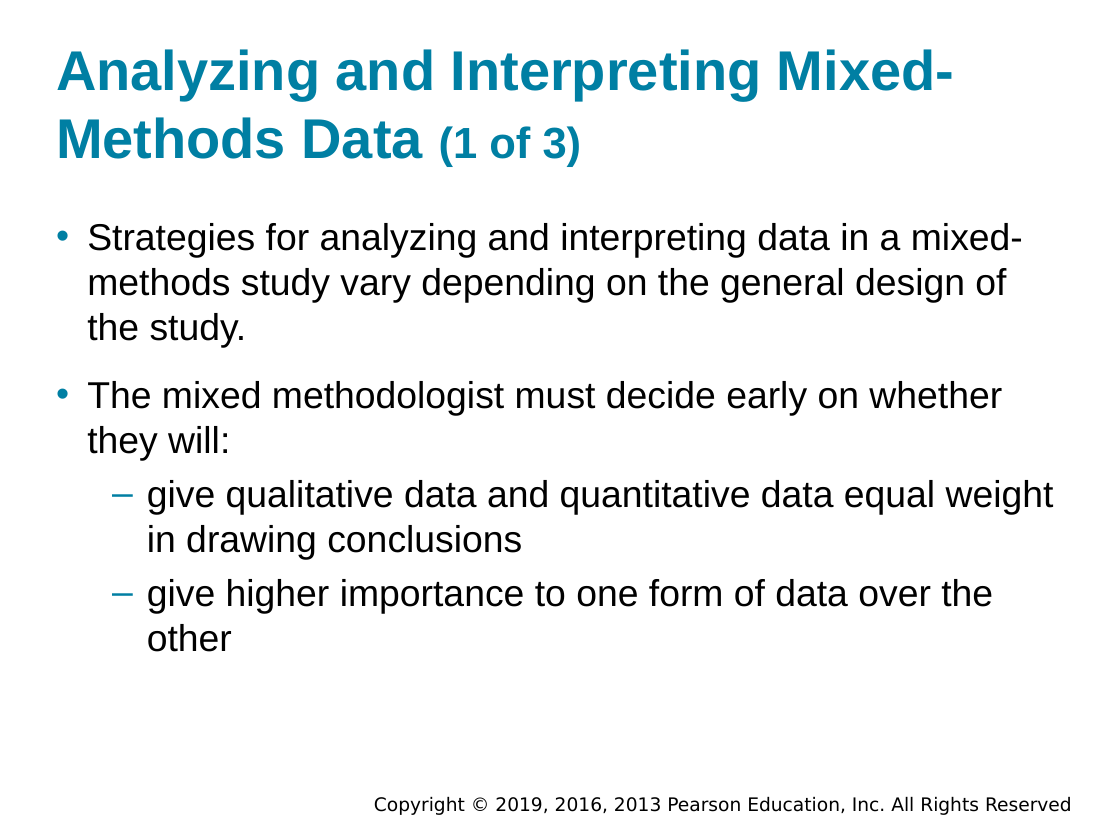
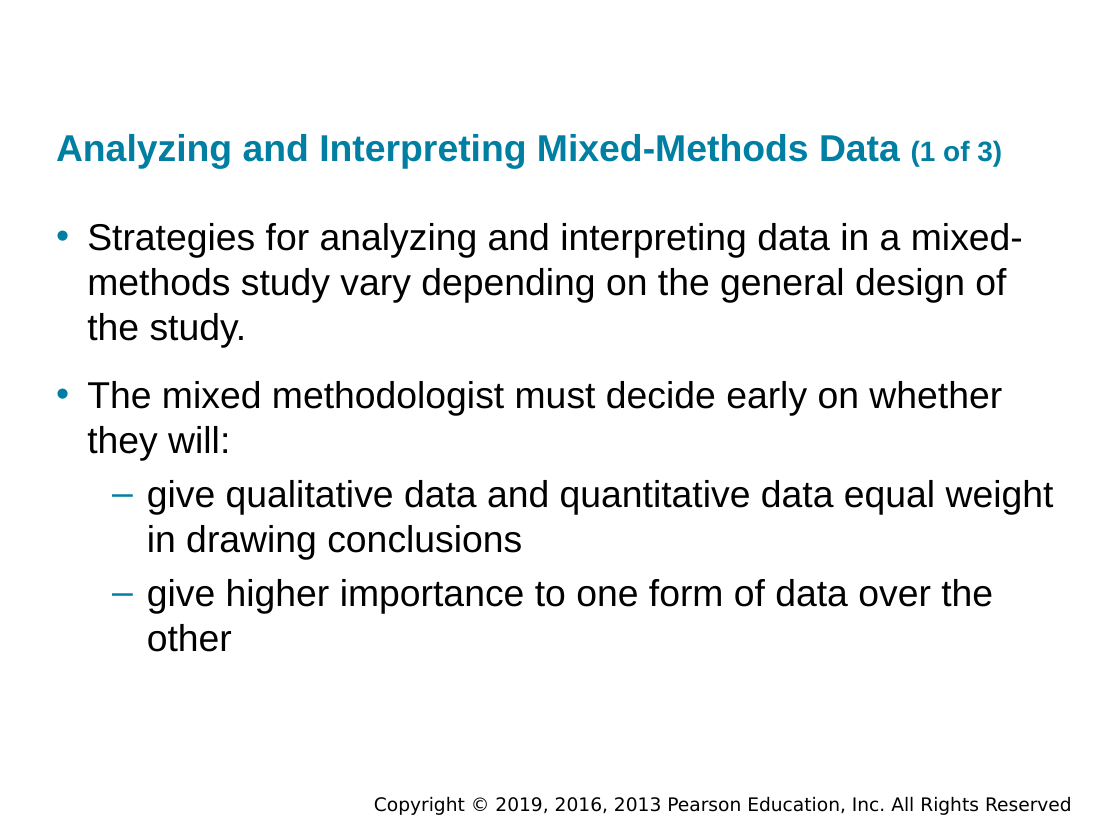
Before and after one commit to shakiliitju/Masters-in-IT, a slide deck: slide 9 of Chapter Two 1447/CSC 621 Research Methods/Lectures/Ch-12-PPTaccessible.pptx. Drawn at 1120x840 pixels with LibreOffice and Linux fonts; fonts in the diff are those of the drawing; background and template pictures are left out. Boxes give left, top, right and bottom in pixels: in the first picture for what was removed or moved away, otherwise in the second. Text is boxed around its words. In the diff, an @@ line names an element or a change of style, - is before the commit and + after.

Commit message:
Add accessible PPT PDFs and update lectures
Add accessible PDF exports for CSC 621 Research Methods (Chapters 9–12) and update the corresponding PPTX files. Also refresh IT 647 Data Mining lecture PDFs (Lecture 9 and Lecture 10). These changes provide accessible presentation PDFs and updated lecture materials.

```diff
--- a/Chapter Two 1447/CSC 621 Research Methods/Lectures/Ch-12-PPTaccessible.pptx
+++ b/Chapter Two 1447/CSC 621 Research Methods/Lectures/Ch-12-PPTaccessible.pptx
@@ title "Analyzing and Interpreting Mixed-Methods Data ..." moved from (x1=56, y1=49, x2=954, y2=167) to (x1=56, y1=134, x2=1002, y2=169) @@
@@ title "Analyzing and Interpreting Mixed-Methods Data ..." at (x1=56, y1=134, x2=1002, y2=169): size 36 to 24 pt in "Analyzing and Interpreting Mixed-Methods Data"; size 28 to 18 pt in "(1 of 3)" @@
```
Also in this commit, not shown: 5 other slides changed, 9 other files.
